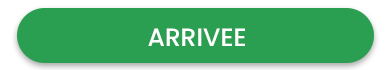
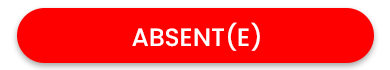
The second 390x70 image is a revision of the first. Changes to its layers:
renamed "ARRIVEE" to "ABSENT(E)", painted on it over (x1=132, y1=22, x2=260, y2=51)
painted on "Rectangle 1" over (x1=17, y1=8, x2=374, y2=63)
hid "Rectangle 2" over (x1=17, y1=8, x2=374, y2=63)
